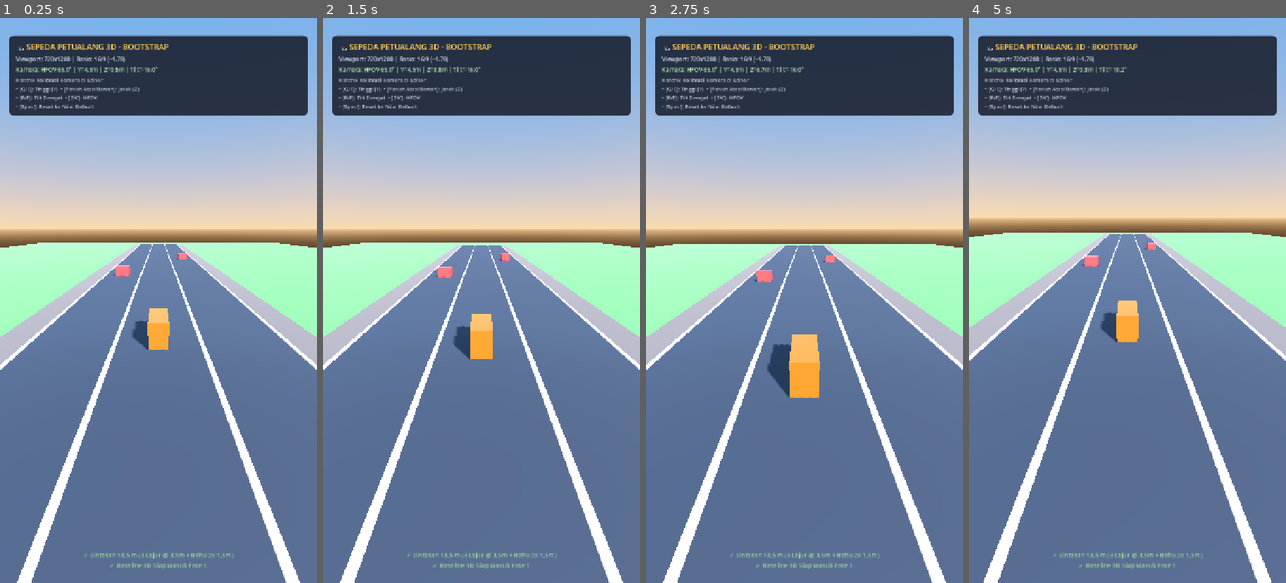
Above: before the commit, frames 1-4 (left to right).
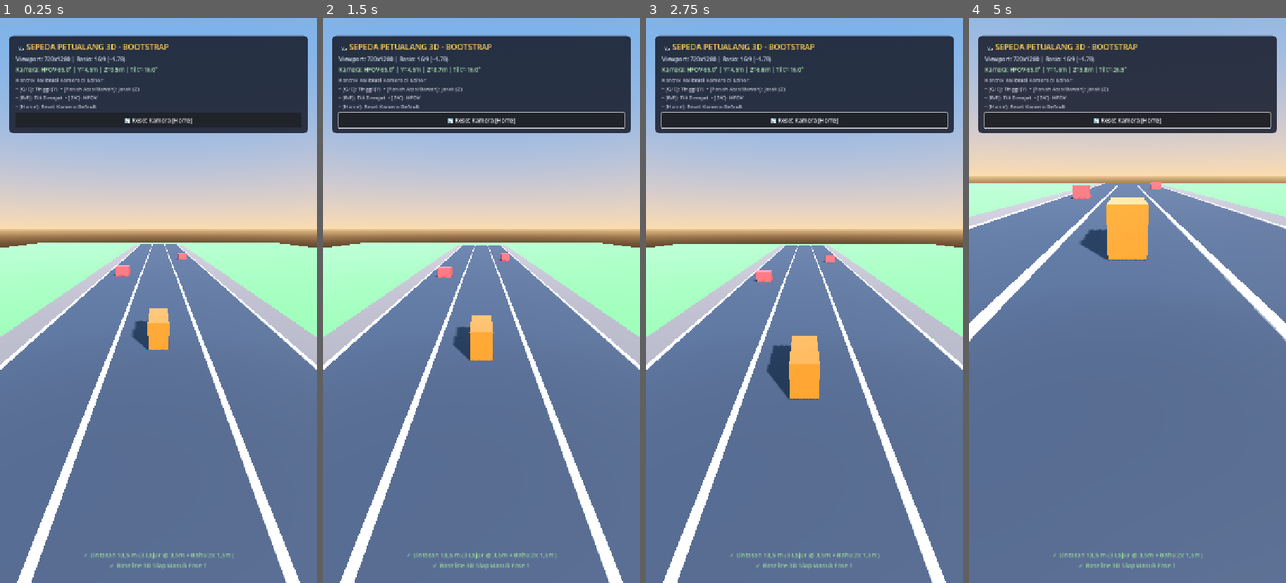
Above: after the commit, the same moments.

Repository: FarrelAnshari/Kumpulan_Game
Game: Godot game, scene res://scenes/bootstrap_3d.tscn
Two runs of this game, one before a commit and one after it. Both use one fixed random seed, a clock stepped at 60 frames per second and the inputs below.
Inputs (mouse positions are in pixels of both pictures, inside the frame that each line leads up to):
- Up to frame 1 (0.25 s): no input
- Up to frame 2 (1.5 s): click (481, 119) at 0.5 s, where only the run after the commit has a clickable "🔄 Reset Kamera [Home]"; move the mouse to (551, 272) at 1.27 s; hold Right (move_right) from 1.28 s (still down); hold Up (jump) from 1.28 s (still down); click (551, 272) at 1.42 s
- Up to frame 3 (2.75 s): release Right (move_right) at 2 s; release Up (jump) at 2 s; drag from (741, 328) to (788, 413) at 2.02 s
- Up to frame 4 (5 s): move the mouse to (1159, 176) at 2.77 s; hold Right (move_right) 2.78-3.5 s; hold E 2.78-3.5 s; tap Up (jump) at 3.05, 4.52, 4.55, 4.82 s; drag from (1111, 413) to (1032, 215) at 3.52 s; move the mouse to (1222, 385) at 4.27 s; hold Left (move_left) from 4.28 s (still down); hold F from 4.28 s (still down)

The runs differ from the first frame. In frame 1, 3.5% of the frame differs, in the area x 2-98%, y 15-21%; in frame 2, 3.7%; in frame 3, 3.7%; in frame 4, 37%, in the area x 0-100%, y 5-100%.

Commit message:
fix(bootstrap): perbaiki konflik tombol kalibrasi kamera dan gunakan Home/UI untuk reset

Diff:
--- a/scenes/bootstrap_3d.gd
+++ b/scenes/bootstrap_3d.gd
@@ -55,7 +55,7 @@
 		current_height = maxf(1.5, current_height - speed)
 		changed = true
 
-	# Jarak kamera (W/S) - tombol S digunakan dengan Shift agar tidak bentrok
+	# Jarak kamera (Panah Atas / Bawah)
 	if Input.is_key_pressed(KEY_UP):
 		current_dist = maxf(4.0, current_dist - speed)
 		changed = true
@@ -79,8 +79,22 @@
 		current_fov = minf(90.0, current_fov + 20.0 * delta)
 		changed = true
 
+	# Reset Kamera (khusus tombol Home, tidak menggunakan action jump/Space)
+	if Input.is_physical_key_pressed(KEY_HOME):
+		reset_camera()
+		changed = true
+
 	if changed:
 		_apply_camera_params()
+
+
+## Mengembalikan nilai kamera ke parameter default awal
+func reset_camera() -> void:
+	current_height = DEFAULT_HEIGHT
+	current_dist = DEFAULT_DISTANCE
+	current_tilt = DEFAULT_TILT_DEG
+	current_fov = DEFAULT_HFOV
+	_apply_camera_params()
 
 
 ## Membuat UI overlay diagnostik
@@ -137,10 +151,17 @@
 	pbox.add_child(lbl_camera_info)
 
 	var hint: Label = Label.new()
-	hint.text = "Kontrol Kalibrasi Kamera di Editor:\n• [Q/E]: Tinggi (Y)  • [Panah Atas/Bawah]: Jarak (Z)\n• [R/F]: Tilt Derajat  • [Z/C]: HFOV\n• [Spasi]: Reset ke Nilai Default"
+	hint.text = "Kontrol Kalibrasi Kamera di Editor:\n• [Q/E]: Tinggi (Y)  • [Panah Atas/Bawah]: Jarak (Z)\n• [R/F]: Tilt Derajat  • [Z/C]: HFOV\n• [Home]: Reset Kamera Default"
 	hint.add_theme_font_size_override("font_size", 12)
 	hint.add_theme_color_override("font_color", Color(0.8, 0.8, 0.85))
 	pbox.add_child(hint)
+
+	var btn_reset: Button = Button.new()
+	btn_reset.text = "🔄 Reset Kamera [Home]"
+	btn_reset.custom_minimum_size = Vector2(0, 34)
+	btn_reset.add_theme_font_size_override("font_size", 13)
+	btn_reset.pressed.connect(reset_camera)
+	pbox.add_child(btn_reset)
 
 	var spacer: Control = Control.new()
 	spacer.size_flags_vertical = Control.SIZE_EXPAND_FILL
@@ -178,10 +199,3 @@
 		+ " | Z=" + str(snappedf(current_dist, 0.1)) + "m"
 		+ " | Tilt=" + str(snappedf(current_tilt, 0.1)) + "°"
 	)
-
-	if Input.is_action_just_pressed("jump") or Input.is_key_pressed(KEY_SPACE):
-		current_height = DEFAULT_HEIGHT
-		current_dist = DEFAULT_DISTANCE
-		current_tilt = DEFAULT_TILT_DEG
-		current_fov = DEFAULT_HFOV
-		_apply_camera_params()
